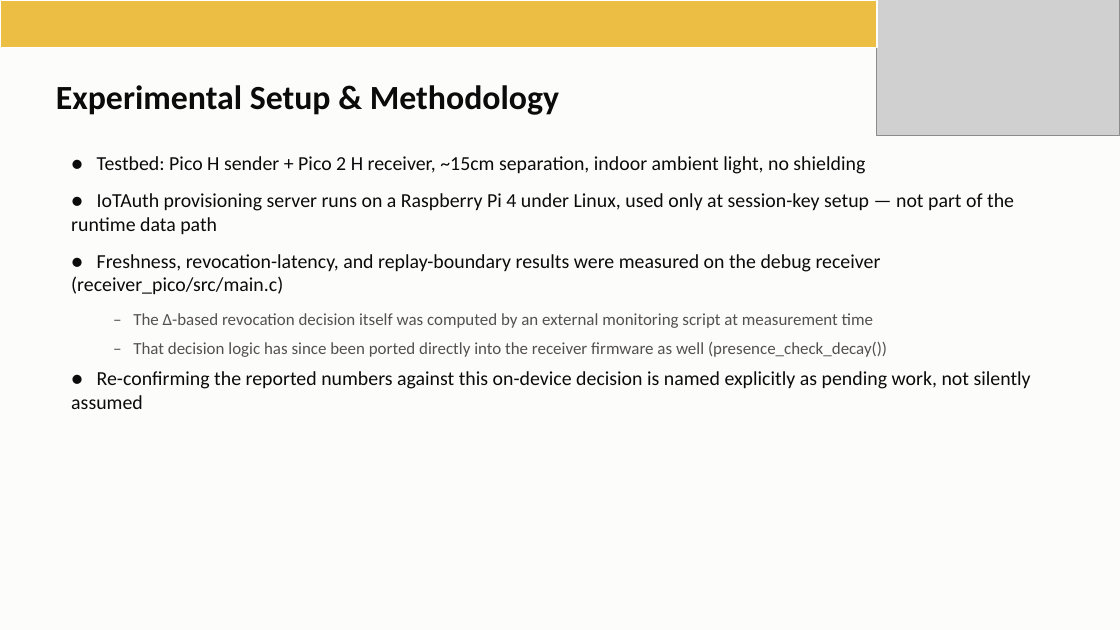
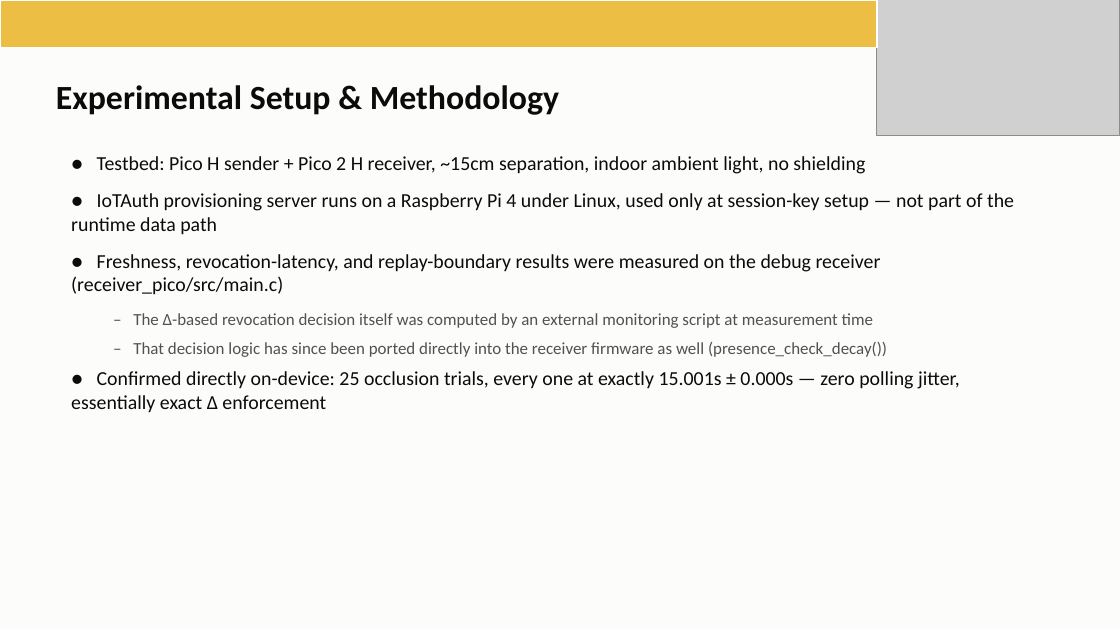
Before and after one commit to iotauth/lifi-auth, a slide deck: slide 17 of thesis_defense/lifi_thesis_defense.pptx. Drawn at 1120x630 pixels with LibreOffice and Linux fonts; fonts in the diff are those of the drawing; grey boxes stand for pictures. Boxes give left, top, right and bottom in pixels: in the first picture for what was removed or moved away, otherwise in the second. Text is boxed around its words. In the diff, an @@ line names an element or a change of style, - is before the commit and + after.

```diff
--- a/thesis_defense/lifi_thesis_defense.pptx
+++ b/thesis_defense/lifi_thesis_defense.pptx
@@ text at [71, 371, 960, 413]: text changed @@
-● Re-confirming the reported numbers against this on-device decision is named explicitly as pending work, not silently assumed
+● Confirmed directly on-device: 25 occlusion trials, every one at exactly 15.001s ± 0.000s — zero polling jitter, essentially exact Δ enforcement
```
Also in this commit, not shown: 3 other slides changed, 7 other files.
